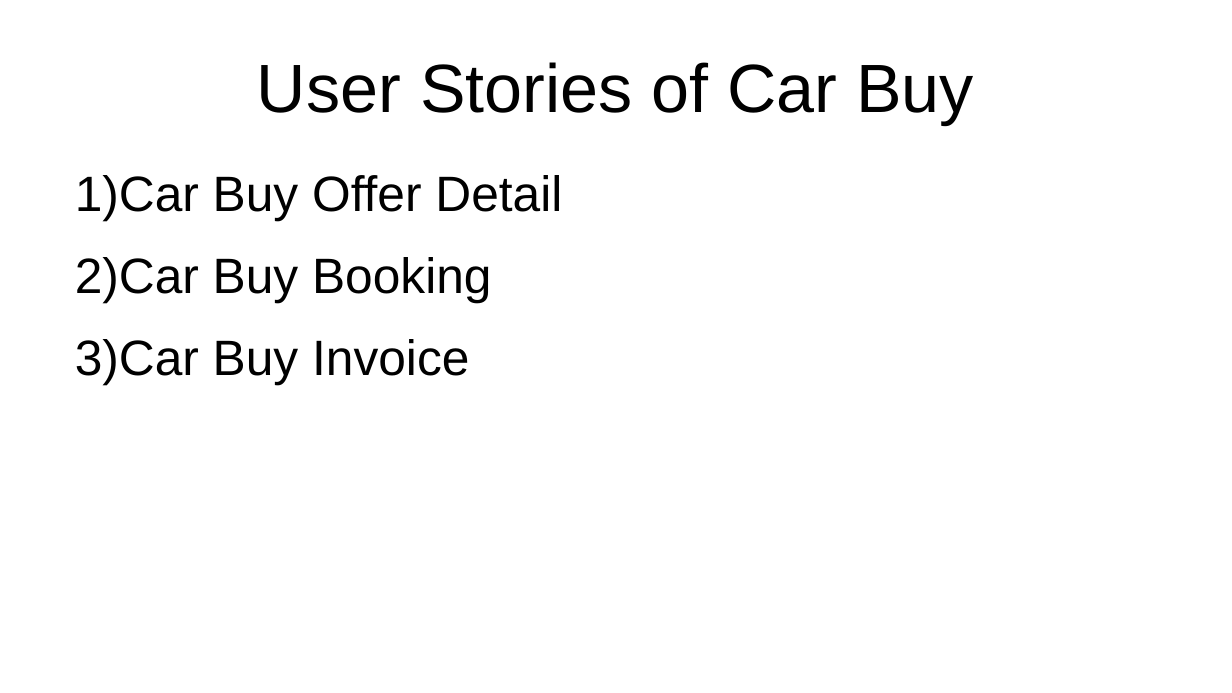
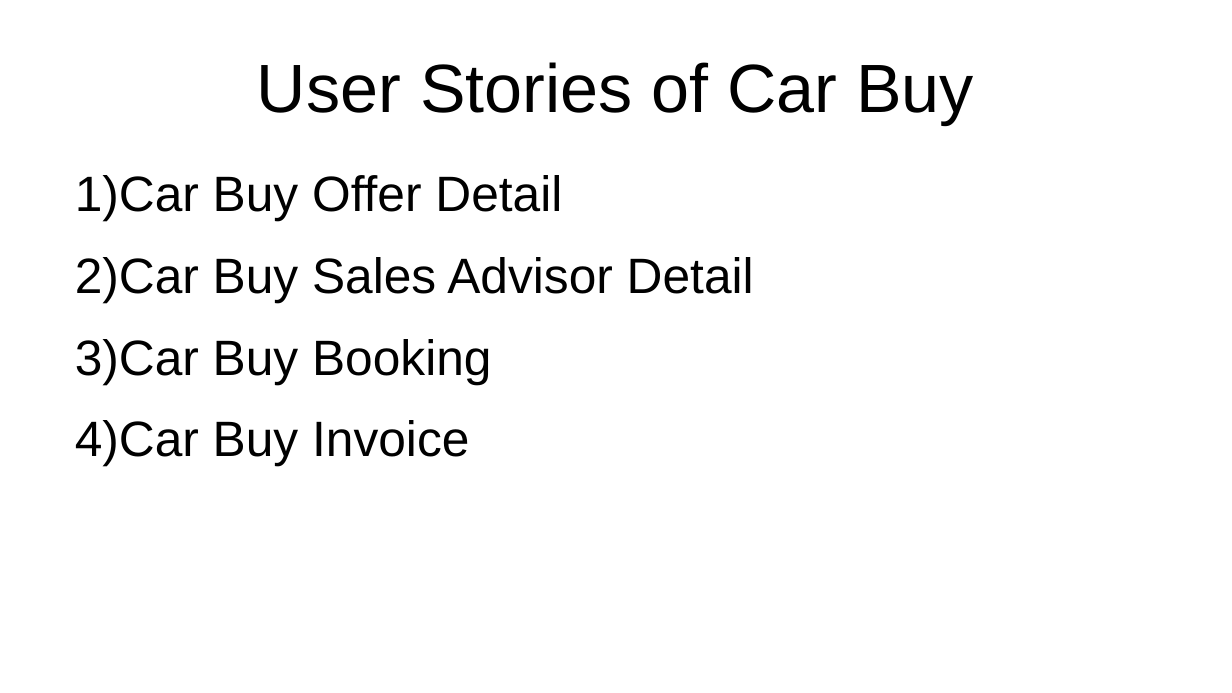
Before and after one commit to al8111/Java-UML-SWT, a slide deck: slide 11 of presentation.odp. Drawn at 1232x693 pixels with LibreOffice and Linux fonts; fonts in the diff are those of the drawing. Boxes give left, top, right and bottom in pixels: in the first picture for what was removed or moved away, otherwise in the second. Text is boxed around its words. In the diff, an @@ line names an element or a change of style, - is before the commit and + after.

```diff
--- a/presentation.odp
+++ b/presentation.odp
@@ text at [75, 257, 754, 302]: paragraph added @@
+2) Car Buy Sales Advisor Detail
```
Also in this commit, not shown: 4 slides added.
